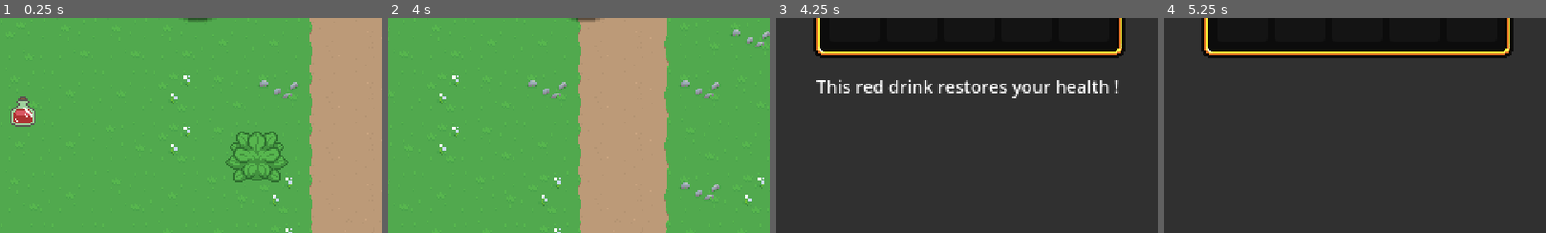
Above: before the commit, frames 1-4 (left to right).
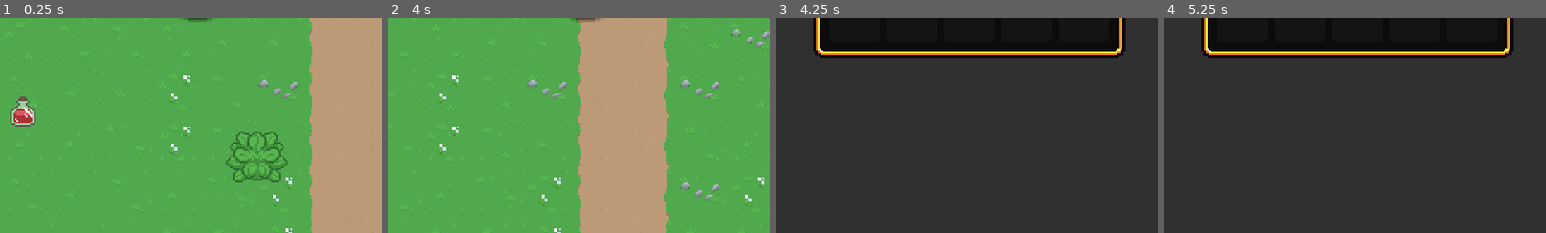
Above: after the commit, the same moments.

Repository: philozofer/aarpg
Game: Godot game, scene res://scenes/levels/playground.tscn
The game is run twice, just before and just after one commit, with the same random seed, the same clock (stepped at 60 frames per second) and the same inputs. Sound files missing from this copy of the repository are replaced by a short silence.
Inputs (mouse positions are % of the whole screen's width and height, from its top left):
- Up to frame 1 (0.25 s): no input
- Up to frame 2 (4 s): tap Enter at 0.5 s; hold D (move_right) 0.53-1.28 s; hold J (attack) 0.53-1.28 s; hold S (move_down) 1.28-2.03 s; tap J (attack) at 1.35, 2.85 s; hold D (move_right) 2.03-2.78 s; hold J (attack) 2.03-2.78 s; hold W (move_up) 2.78-3.53 s; hold A (move_left) from 3.53 s (still down); hold J (attack) from 3.53 s (still down)
- Up to frame 3 (4.25 s): keep holding A (move_left); keep holding J (attack); tap Escape (pause) at 4.15 s
- Up to frame 4 (5.25 s): release A (move_left) at 4.25 s; release J (attack) at 4.25 s; click (34, 36) at 4.25 s; click (42, 36) at 5.02 s
The pictures show only the part of the screen within x 24-74%, y 50-100%; the shares and areas given below are measured in that part.

Frames 1-2 are identical in both runs. In frame 3, 2.2% of the frame differs, in the area x 10-90%, y 28-38%; in frame 4, nothing differs.

Commit message:
added item pickup + effect + focus on inventory ui

Diff:
--- a/assets/objects/potion.tres
+++ b/assets/objects/potion.tres
@@ -8,7 +8,7 @@
 [sub_resource type="Resource" id="Resource_ua8sp"]
 script = ExtResource("1_8g8cu")
 heal_amount = 1
-sound = ExtResource("2_eiegl")
+audio = ExtResource("2_eiegl")
 use_description = ""
 
 [sub_resource type="AtlasTexture" id="AtlasTexture_lik17"]
--- a/scenes/ui/pause_menu.tscn
+++ b/scenes/ui/pause_menu.tscn
@@ -65,7 +65,6 @@
 offset_bottom = 190.0
 grow_horizontal = 2
 theme_override_font_sizes/font_size = 11
-text = "This red drink restores your health !"
 horizontal_alignment = 1
 vertical_alignment = 1
 autowrap_mode = 2
@@ -121,3 +120,6 @@
 [node name="Button_Load" type="Button" parent="Control/VBoxContainer"]
 layout_mode = 2
 text = "Load"
+
+[node name="AudioStreamPlayer" type="AudioStreamPlayer2D" parent="."]
+max_polyphony = 4
--- a/scripts/inventory/inventory_data.gd
+++ b/scripts/inventory/inventory_data.gd
@@ -1,6 +1,12 @@
 class_name InventoryData extends Resource
 
+
 @export var slots: Array[SlotData]
+
+
+func _init()->void:
+	connect_slots()
+	pass
 
 func add_item(item: ItemData, qty: int = 1) -> bool:
 	for s in slots:
@@ -15,7 +21,27 @@
 			new.item_data = item
 			new.quantity = qty
 			slots[i] = new
+			new.changed.connect(slot_changed)
 			return true
 
 	print("Inventory was full")
 	return false
+
+
+
+func connect_slots() -> void:
+	for s in slots:
+		if s:
+			s.changed.connect(slot_changed)
+	pass
+
+
+func slot_changed() -> void:
+	for s in slots:
+		if s:
+			if s.quantity < 1:
+				s.changed.disconnect(slot_changed)
+				var index = slots.find(s)
+				slots[index] = null
+				emit_changed()
+	pass
--- a/scripts/inventory/inventory_slot_ui.gd
+++ b/scripts/inventory/inventory_slot_ui.gd
@@ -11,7 +11,7 @@
 	label.text = ""
 	focus_entered.connect(item_focused)
 	focus_exited.connect(item_unfocused)
-
+	pressed.connect(item_pressed)
 
 func set_slot_data(value: SlotData) -> void:
 	slot_data = value
@@ -29,3 +29,12 @@
 func item_unfocused() -> void :
 	PauseMenu.update_item_description("")
 	pass
+
+func item_pressed() -> void:
+	if slot_data:
+		if slot_data.item_data:
+			var was_used = slot_data.item_data.use()
+			if was_used == false:
+				return
+			slot_data.quantity -= 1
+			label.text = str(slot_data.quantity)
--- a/scripts/inventory/inventory_ui.gd
+++ b/scripts/inventory/inventory_ui.gd
@@ -1,6 +1,8 @@
 class_name InventoryUI extends Control
 
 const INVENTORY_SLOT = preload("res://scenes/ui/inventory/inventory_slot.tscn")
+
+var focus_index: int = 0
 
 @export var data: InventoryData
 
@@ -9,6 +11,7 @@
 	PauseMenu.shown.connect(update_inventory)
 	PauseMenu.hidden.connect(clear_inventory)
 	clear_inventory()
+	data.changed.connect(_on_inventory_changed)
 
 
 func clear_inventory() -> void:
@@ -16,10 +19,24 @@
 		c.queue_free()
 
 
-func update_inventory() -> void:
+func update_inventory(i: int = 0) -> void:
 	for s in data.slots:
 		var new_slot = INVENTORY_SLOT.instantiate()
 		add_child(new_slot)
 		new_slot.slot_data = s
+		new_slot.focus_entered.connect(item_focused)
 
+	await get_tree().process_frame
 	get_child(0).grab_focus()
+
+
+func item_focused() -> void:
+	for i in get_child_count():
+		if get_child(i).has_focus():
+			focus_index = i
+	pass
+
+func _on_inventory_changed() -> void:
+	var i = focus_index
+	clear_inventory()
+	update_inventory(i)
--- a/scripts/inventory/slot_data.gd
+++ b/scripts/inventory/slot_data.gd
@@ -2,14 +2,11 @@
 
 @export var item_data: ItemData
 
-@export var quantity: int = 0
+@export var quantity: int = 0 : set = set_quantity
 
 
-# Called when the node enters the scene tree for the first time.
-func _ready():
-	pass # Replace with function body.
-
-
-# Called every frame. 'delta' is the elapsed time since the previous frame.
-func _process(delta):
+func set_quantity(value: int) -> void:
+	quantity = value
+	if quantity < 1:
+		emit_changed()
 	pass
--- a/scripts/objects/item_effects/item_effect_heal.gd
+++ b/scripts/objects/item_effects/item_effect_heal.gd
@@ -2,13 +2,9 @@
 
 
 @export var heal_amount: int = 1
-@export var sound: AudioStream
+@export var audio: AudioStream
 
 # Called when the node enters the scene tree for the first time.
-func _ready():
-	pass # Replace with function body.
-
-
-# Called every frame. 'delta' is the elapsed time since the previous frame.
-func _process(delta):
-	pass
+func use() -> void:
+	PlayerManager.player.update_hp(heal_amount)
+	PauseMenu.play_audio(audio)
--- a/scripts/ui/pause_menu.gd
+++ b/scripts/ui/pause_menu.gd
@@ -3,6 +3,9 @@
 signal shown
 signal hidden
 
+
+
+@onready var audio_stream_player: AudioStreamPlayer2D = $AudioStreamPlayer
 @onready var button_save: Button = $Control/VBoxContainer/Button_Save
 @onready var button_load: Button = $Control/VBoxContainer/Button_Load
 @onready var item_description: Label = $Control/ItemDescription
@@ -55,3 +58,9 @@
 
 func update_item_description(new_text: String) -> void:
 	item_description.text = new_text
+
+
+func play_audio(audio: AudioStream) -> void:
+	audio_stream_player.stream = audio
+	audio_stream_player.play()
+	pass
